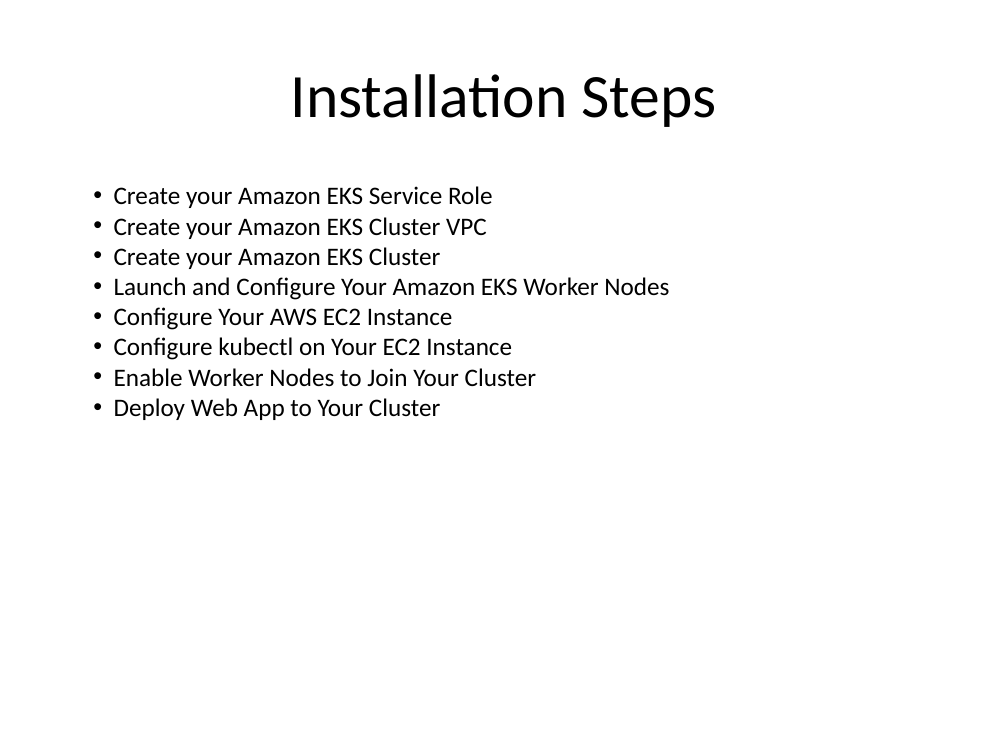
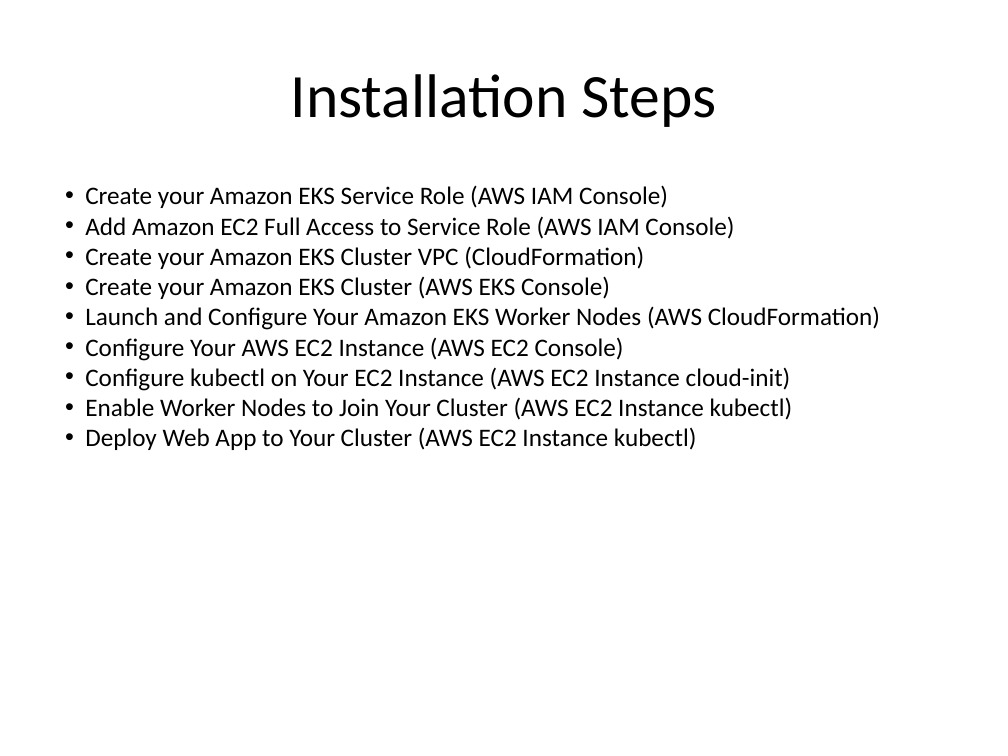
Before and after one commit to kskalvar/aws-eks-cluster-quickstart, a slide deck: slide 7 of slides/AWS-EKS-Cluster-Quickstart.pptx. Drawn at 1008x756 pixels with LibreOffice and Linux fonts; fonts in the diff are those of the drawing. Boxes give left, top, right and bottom in pixels: in the first picture for what was removed or moved away, otherwise in the second. Text is boxed around its words. In the diff, an @@ line names an element or a change of style, - is before the commit and + after.

Commit message:
Update Installation Steps to add EC2 Full Access to Service Role

```diff
--- a/slides/AWS-EKS-Cluster-Quickstart.pptx
+++ b/slides/AWS-EKS-Cluster-Quickstart.pptx
@@ text at (85,185,880,450): text changed @@
-• Create your Amazon EKS Service Role
-• Create your Amazon EKS Cluster VPC
-• Create your Amazon EKS Cluster
-• Launch and Configure Your Amazon EKS Worker Nodes
-• Configure Your AWS EC2 Instance
-• Configure kubectl on Your EC2 Instance
-• Enable Worker Nodes to Join Your Cluster
-• Deploy Web App to Your Cluster
+• Create your Amazon EKS Service Role (AWS IAM Console)
+• Add Amazon EC2 Full Access to Service Role (AWS IAM Console)
+• Create your Amazon EKS Cluster VPC (CloudFormation)
+• Create your Amazon EKS Cluster (AWS EKS Console)
+• Launch and Configure Your Amazon EKS Worker Nodes (AWS CloudFormation)
+• Configure Your AWS EC2 Instance (AWS EC2 Console)
+• Configure kubectl on Your EC2 Instance (AWS EC2 Instance cloud-init)
+• Enable Worker Nodes to Join Your Cluster (AWS EC2 Instance kubectl)
+• Deploy Web App to Your Cluster (AWS EC2 Instance kubectl)
```
Also in this commit, not shown: 1 other slide changed.
